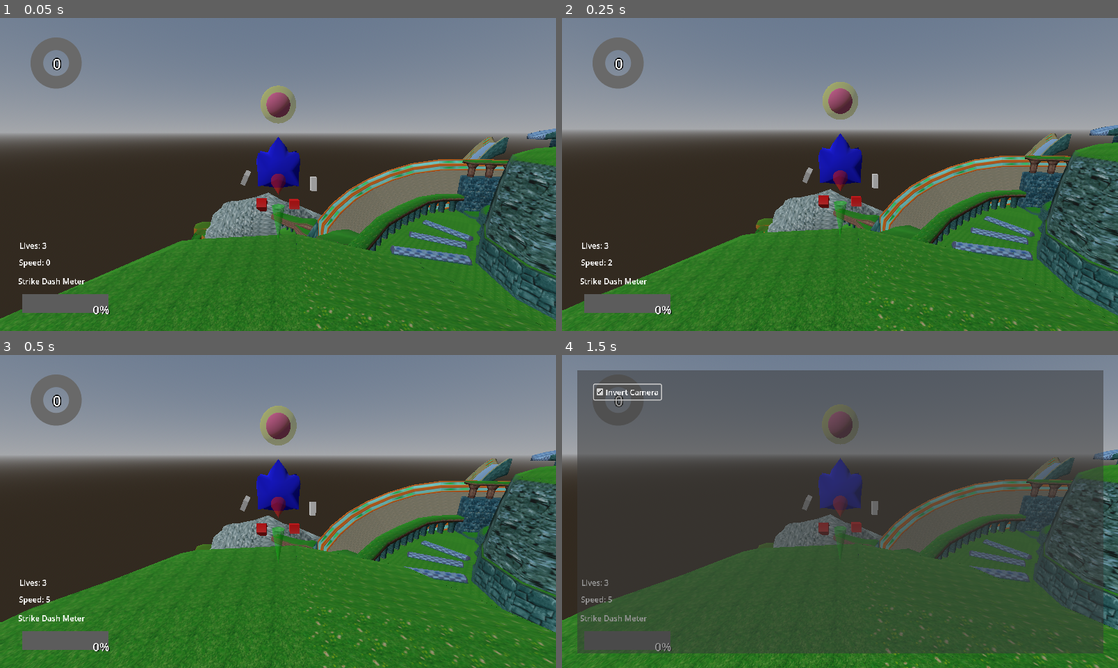
Above: before the commit, frames 1-4 (two rows, left to right).
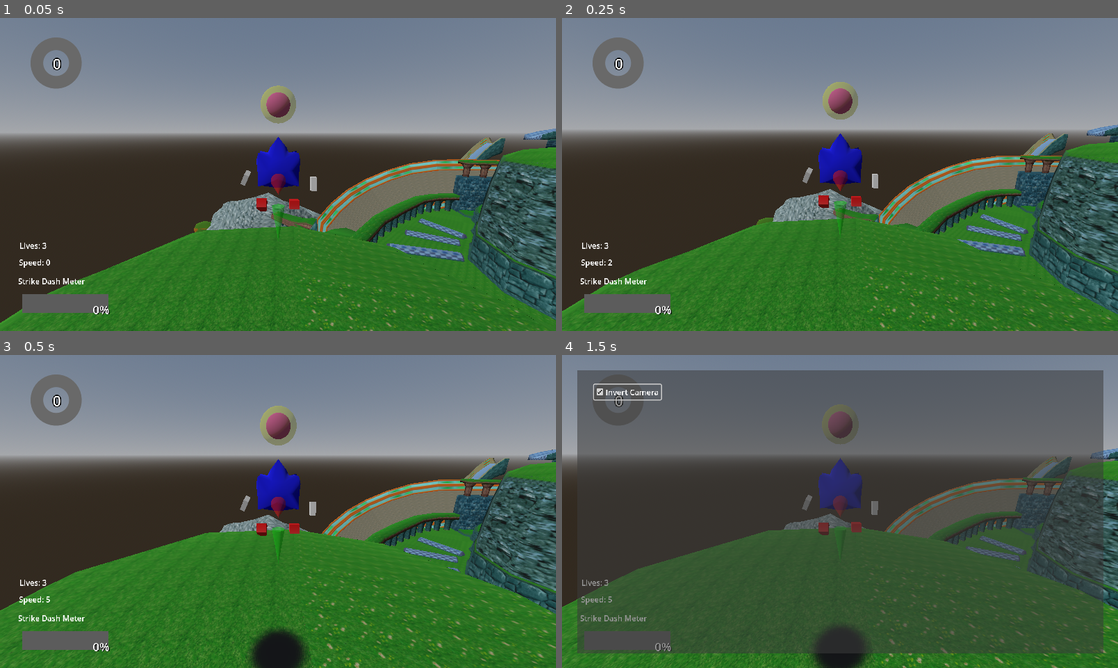
Above: after the commit, the same moments.

Repository: virattus/sonic-ringworlds-s1
Game: Godot game, scene res://scenes/SA1_WV_3/SA1_WV_3.tscn
Same seed, same stepped clock (60 frames per second), same inputs: the game is played once before the commit and once after it. This scene is started directly instead of the project's main scene.
Inputs (mouse positions are in pixels of both pictures, inside the frame that each line leads up to):
- Up to frame 1 (0.05 s): no input
- Up to frame 2 (0.25 s): no input
- Up to frame 3 (0.5 s): no input
- Up to frame 4 (1.5 s): tap Enter (Pause) at 0.5 s; move the mouse to (962, 495) at 0.52 s; hold D (Move_Right) 0.53-1.25 s; hold Ctrl (Attack) 0.53-1.25 s; click (962, 495) at 0.67 s; tap Space (Jump) at 0.77 s; click "Invert Camera" at 1.25 s

The runs differ from the first frame. In frame 1, 8.2% of the frame differs, in the area x 0-100%, y 36-100%; in frame 2, 9.0%; in frame 3, 14%, in the area x 0-100%, y 30-100%; in frame 4, 9.6%.
Error in both runs: Invalid assignment of property or key 'ParentStateMachine' with value of type 'Node (Move.gd)' on a base object of type 'Node (Walk.gd)'. (res://entities/State…

Commit message:
shrunk windy valley a bit

Diff:
--- a/entities/Sonic/Sonic.tscn
+++ b/entities/Sonic/Sonic.tscn
@@ -112,13 +112,13 @@
 [node name="Skeleton3D" parent="CharacterMesh/SonicModel/Armature" index="0"]
 bones/1/position = Vector3(0, -0.334433, 3.08106)
 bones/1/rotation = Quaternion(2.58833e-08, 0.805835, 0.59214, 3.52242e-08)
-bones/2/position = Vector3(-4.73821, 1.58116e-07, 4.61045)
+bones/2/position = Vector3(-4.74166, 1.75801e-07, 4.59402)
 bones/2/rotation = Quaternion(0.118361, -0.815134, 0.537942, 0.179351)
-bones/3/position = Vector3(-2.51222, -0.75626, 0.813987)
+bones/3/position = Vector3(-2.51309, -0.75626, 0.800151)
 bones/3/rotation = Quaternion(-0.254187, -5.64409e-17, 0, 0.967155)
-bones/4/position = Vector3(4.97754, -0.822021, 4.37418)
+bones/4/position = Vector3(4.97321, -0.822021, 4.36294)
 bones/4/rotation = Quaternion(3.35483e-08, -0.641053, 0.767496, -2.80213e-08)
-bones/5/position = Vector3(2.57595, 0.420875, 0.59642)
+bones/5/position = Vector3(2.57854, 0.420875, 0.588637)
 bones/5/rotation = Quaternion(-0.0922079, -2.04743e-17, 0, 0.99574)
 bones/6/position = Vector3(0, 0.334433, 5.21777)
 bones/6/rotation = Quaternion(2.58833e-08, 0.805835, 0.59214, 3.52242e-08)
--- a/maps/WindyValleyAct3/WindyValleyAct3.tscn
+++ b/maps/WindyValleyAct3/WindyValleyAct3.tscn
@@ -3,3 +3,6 @@
 [ext_resource type="PackedScene" uid="uid://cjhxoxvbcjbtm" path="res://maps/WindyValleyAct3/WindyValleyAct3.glb" id="1_5db8f"]
 
 [node name="WindyValleyAct3" instance=ExtResource("1_5db8f")]
+
+[node name="part3" parent="." index="0"]
+transform = Transform3D(0.1875, 0, 0, 0, -8.19588e-09, -0.1875, 0, 0.1875, -8.19588e-09, 0, 0, 0)
--- a/scenes/SA1_WV_3/SA1_WV_3.tscn
+++ b/scenes/SA1_WV_3/SA1_WV_3.tscn
@@ -4,50 +4,51 @@
 [ext_resource type="PackedScene" uid="uid://73nnyd0gnmtm" path="res://maps/WindyValleyAct3/WindyValleyAct3.tscn" id="2_m3beo"]
 
 [sub_resource type="BoxShape3D" id="BoxShape3D_kqj84"]
-size = Vector3(1000, 300, 600)
+size = Vector3(620.812, 300, 356.75)
 
 [sub_resource type="BoxShape3D" id="BoxShape3D_q8i4k"]
-size = Vector3(200, 378.612, 250)
+size = Vector3(200, 185.415, 250)
 
 [sub_resource type="BoxShape3D" id="BoxShape3D_x5vn7"]
-size = Vector3(200, 400, 250)
+size = Vector3(200, 295.011, 250)
 
 [sub_resource type="BoxShape3D" id="BoxShape3D_dww5t"]
-size = Vector3(699.621, 400, 520.164)
+size = Vector3(526.382, 257.77, 340.6)
 
 [node name="SA1_WV_3" instance=ExtResource("1_18wxg")]
 
 [node name="Skeleton3D" parent="Sonic/CharacterMesh/SonicModel/Armature" index="0"]
 bones/1/position = Vector3(0, -0.334433, 3.08106)
 bones/1/rotation = Quaternion(2.58833e-08, 0.805835, 0.59214, 3.52242e-08)
-bones/2/position = Vector3(-4.70766, 1.95378e-07, 4.75554)
+bones/2/position = Vector3(-4.62332, 2.9827e-07, 5.15618)
 bones/2/rotation = Quaternion(0.118361, -0.815134, 0.537942, 0.179351)
-bones/3/position = Vector3(-2.50458, -0.75626, 0.936166)
+bones/3/position = Vector3(-2.4835, -0.75626, 1.27354)
 bones/3/rotation = Quaternion(-0.254187, -5.64409e-17, 0, 0.967155)
-bones/4/position = Vector3(5.01572, -0.822021, 4.47345)
+bones/4/position = Vector3(5.12115, -0.822021, 4.74757)
 bones/4/rotation = Quaternion(3.35483e-08, -0.641053, 0.767496, -2.80213e-08)
-bones/5/position = Vector3(2.55304, 0.420875, 0.665146)
+bones/5/position = Vector3(2.48978, 0.420875, 0.85492)
 bones/5/rotation = Quaternion(-0.0922079, -2.04743e-17, 0, 0.99574)
 bones/6/position = Vector3(0, 0.334433, 5.21777)
 bones/6/rotation = Quaternion(2.58833e-08, 0.805835, 0.59214, 3.52242e-08)
 
 [node name="CollisionShape3D" parent="KillBox" index="0"]
-transform = Transform3D(1, 0, 0, 0, 1, 0, 0, 0, 1, 149.721, 0, 22.3643)
+transform = Transform3D(1, 0, 0, 0, 1, 0, 0, 0, 1, 108.372, 0, 55.2357)
 shape = SubResource("BoxShape3D_kqj84")
 
 [node name="CollisionShape3D2" type="CollisionShape3D" parent="KillBox" index="1"]
-transform = Transform3D(0.308453, 0, 0.95124, 0, 1, 0, -0.95124, 0, 0.308453, 130.075, -89.3062, -237.071)
+transform = Transform3D(0.308453, 0, 0.95124, 0, 1, 0, -0.95124, 0, 0.308453, 213.483, 7.29218, -139.422)
 shape = SubResource("BoxShape3D_q8i4k")
 
 [node name="CollisionShape3D3" type="CollisionShape3D" parent="KillBox" index="2"]
-transform = Transform3D(0.308453, 0, 0.95124, 0, 1, 0, -0.95124, 0, 0.308453, -93.2723, -158.288, -328.959)
+transform = Transform3D(0.308453, 0, 0.95124, 0, 1, 0, -0.95124, 0, 0.308453, -13.2346, -73.4763, -214.31)
 shape = SubResource("BoxShape3D_x5vn7")
 
 [node name="CollisionShape3D4" type="CollisionShape3D" parent="KillBox" index="3"]
-transform = Transform3D(1, 0, 0, 0, 1, 0, 0, 0, 1, 39.8425, -304.805, -505.24)
+transform = Transform3D(1, 0, 0, 0, 1, 0, 0, 0, 1, 10.6637, -179.723, -257.065)
 shape = SubResource("BoxShape3D_dww5t")
 
 [node name="WindyValleyAct3" parent="." index="8" instance=ExtResource("2_m3beo")]
+transform = Transform3D(0.5, 0, 0, 0, 0.5, 0, 0, 0, 0.5, 0, 0, 0)
 
 [editable path="Sonic"]
 [editable path="Sonic/CharacterMesh/SonicModel"]
